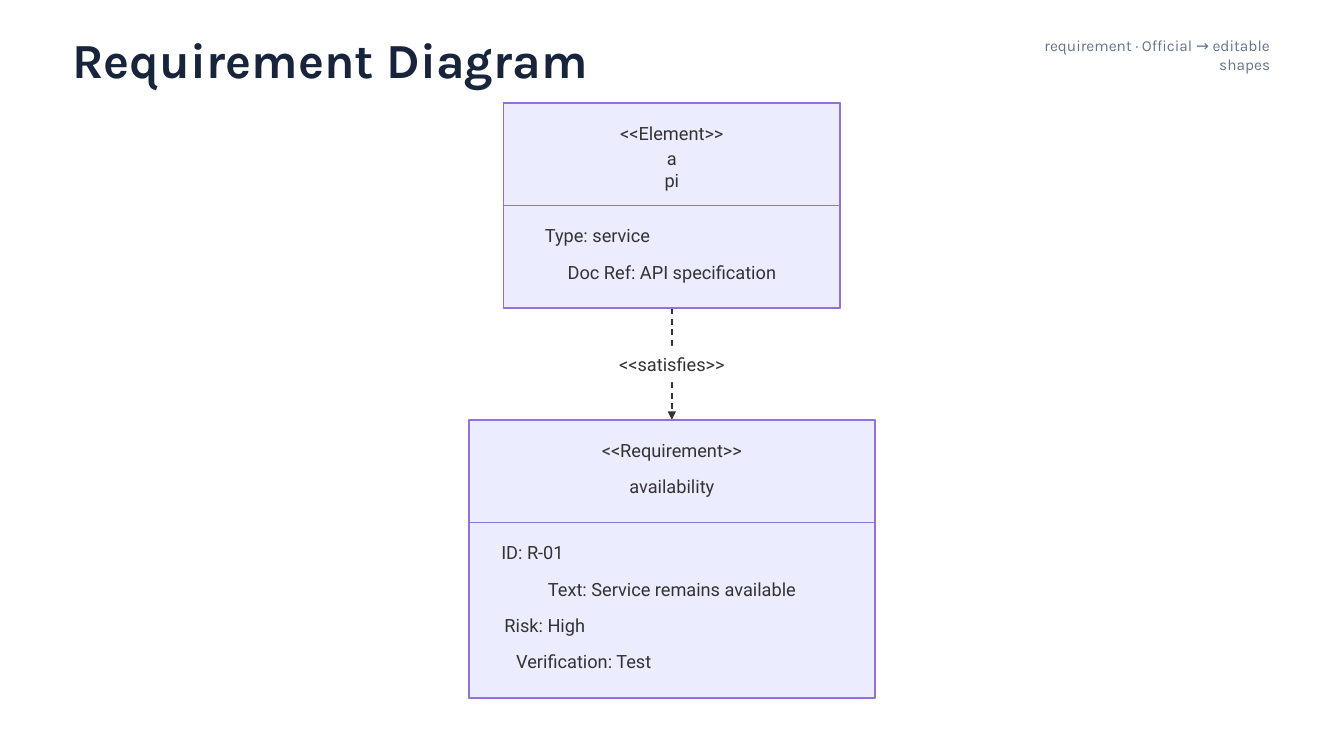
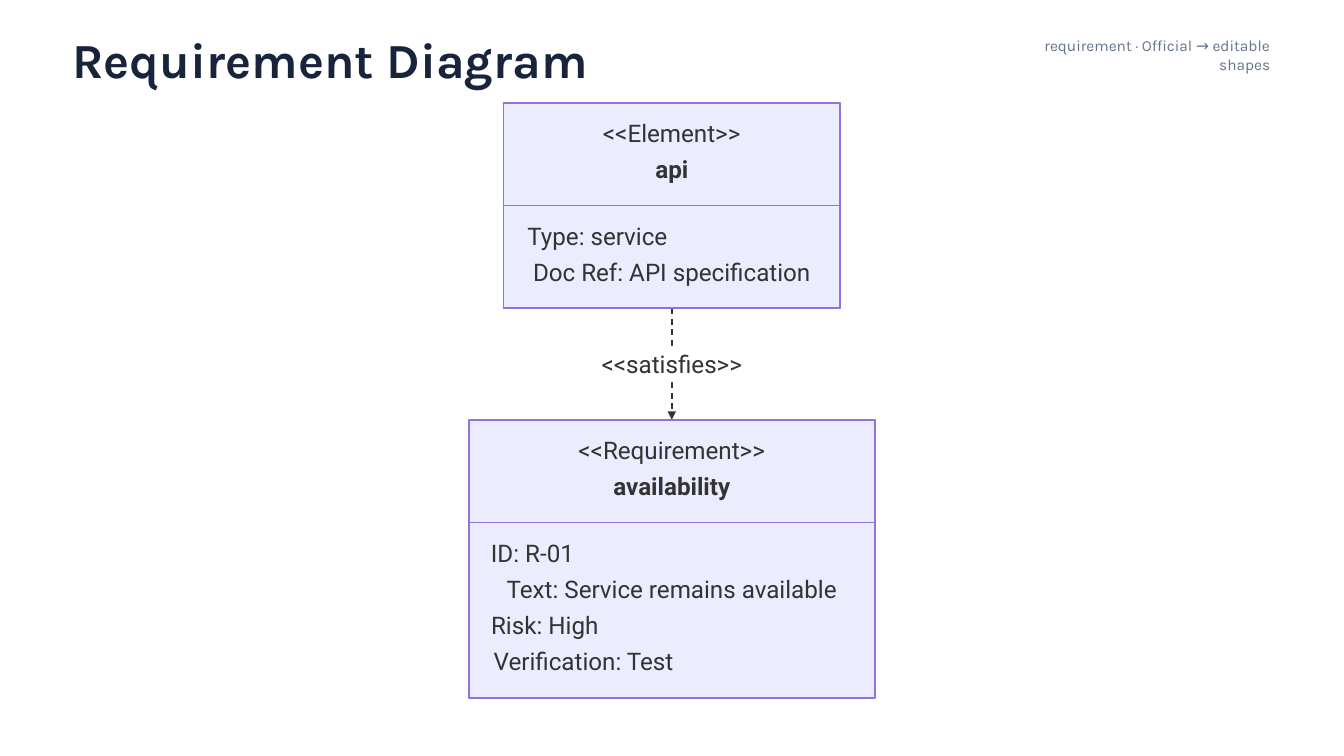
Before and after one commit to sci-gen/diagram-pptx, a slide deck: slide 11 of examples/mermaid-syntax/mermaid-11.16-gallery.pptx. Drawn at 1344x756 pixels with LibreOffice and Linux fonts; fonts in the diff are those of the drawing. Boxes give left, top, right and bottom in pixels: in the first picture for what was removed or moved away, otherwise in the second. Text is boxed around its words. In the diff, an @@ line names an element or a change of style, - is before the commit and + after.

```diff
--- a/examples/mermaid-syntax/mermaid-11.16-gallery.pptx
+++ b/examples/mermaid-syntax/mermaid-11.16-gallery.pptx
@@ freeform shape at (503,103,840,309): outline redrawn @@
@@ text "api" at (655,160,688,183): size 12.9 to 17.2 pt, bold on @@
@@ size 12.9 to 17.2 pt in 9 elements at (578,441,765,464), (491,544,574,563), (507,580,837,599), (491,616,598,639), (494,651,673,671), (603,124,741,142), (527,227,668,250), (533,262,811,286), (602,354,742,374) @@
@@ freeform shape at (469,419,874,698): outline redrawn @@
@@ text "availability" at (613,477,730,500): size 12.9 to 17.2 pt, bold on @@
```
Also in this commit, not shown: 26 other slides changed, 35 other files.
